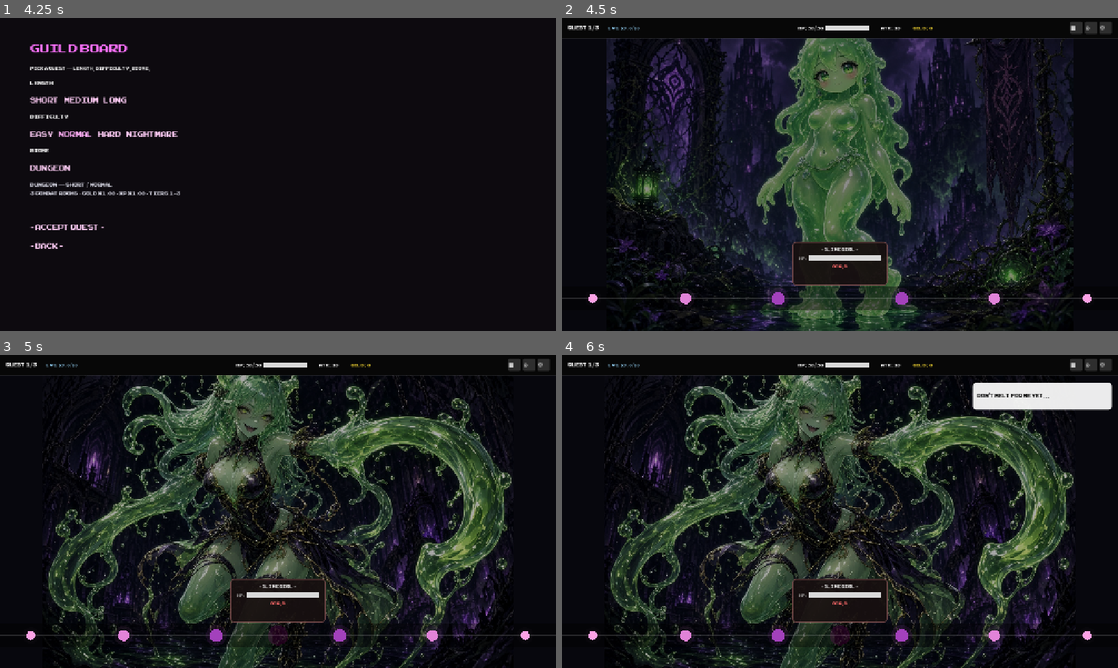
Above: before the commit, frames 1-4 (two rows, left to right).
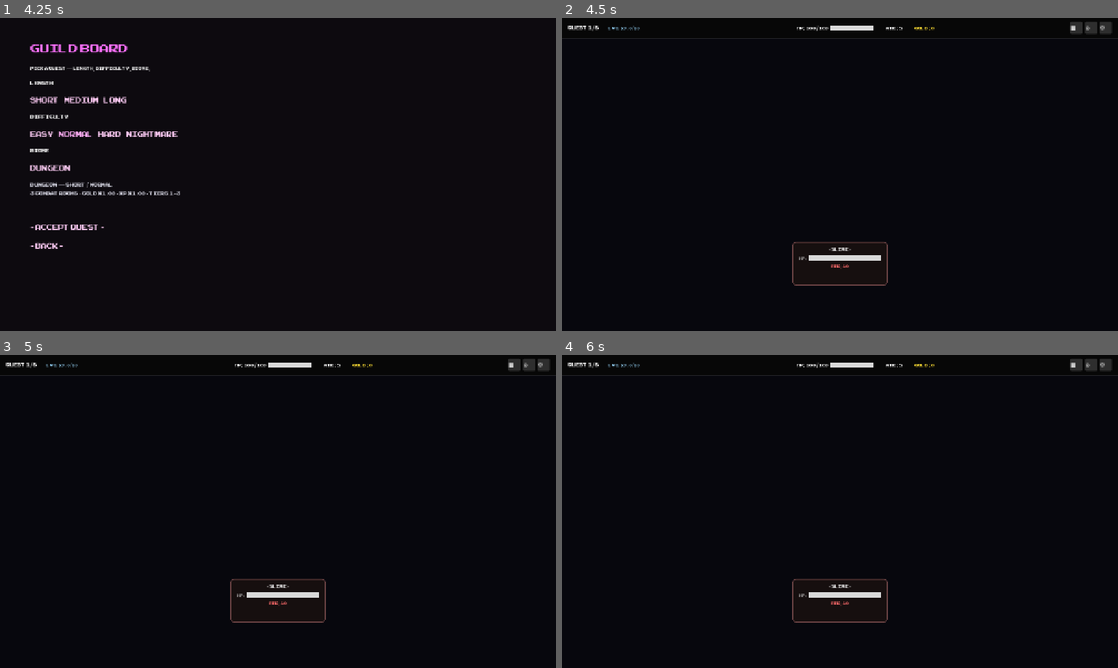
Above: after the commit, the same moments.

Repository: no-release/Temptress
Game: Godot game, scene res://scenes/MainMenu.tscn
Same seed, same stepped clock (60 frames per second), same inputs: the game is played once before the commit and once after it.
Inputs (mouse positions are in pixels of both pictures, inside the frame that each line leads up to):
- Up to frame 1 (4.25 s): click "- START QUEST -" at 0.5 s; click "Easy" at 1.25 s; click "Easy" at 2 s; click "Normal" at 2.75 s; click "Normal" at 3.5 s
- Up to frame 2 (4.5 s): click "- ACCEPT QUEST -" at 4.25 s
- Up to frame 3 (5 s): no input
- Up to frame 4 (6 s): tap Enter at 5 s; move the mouse to (962, 495) at 5.02 s; click (962, 495) at 5.17 s; drag from (728, 527) to (812, 574) at 5.77 s

Frame 1 is identical in both runs. In frame 2, 36% of the frame differs, in the area x 0-100%, y 2-100%; in frame 3, 34%; in frame 4, 36%.
Error after the commit: Parse Error: Cannot infer the type of "can_buy" variable because the value doesn't have a set type. (res://scripts/Main.gd:310)

Commit message:
Phase 5: rest/shop room overlays

Diff:
--- a/rhythmtap-ui-updated-11/scripts/Main.gd
+++ b/rhythmtap-ui-updated-11/scripts/Main.gd
@@ -210,18 +210,9 @@
 				# First room (or non-treasure combat): sync encounter to quest enemy
 				game_manager.begin_encounter(enemy)
 		"rest":
-			# Phase 1 stub — tiny heal, then continue so the run never softlocks
-			game_manager.player_health = mini(
-				game_manager.player_max_health,
-				game_manager.player_health + int(game_manager.player_max_health * 0.25))
-			game_manager.emit_signal("player_stats_changed")
-			_show_simple_notice("Rest — recovered some resolve.")
-			await get_tree().create_timer(1.2).timeout
-			room_manager.advance_room()
+			await _run_rest_room()
 		"shop":
-			_show_simple_notice("Shop — (coming soon). Moving on…")
-			await get_tree().create_timer(1.2).timeout
-			room_manager.advance_room()
+			await _run_shop_room()
 
 func _show_simple_notice(text: String) -> void:
 	dialogue_label.text = text
@@ -300,3 +291,98 @@
 	# Fail path already called ActiveRun.mark_conceded in on_player_concedes
 	ActiveRun.end_run()
 	get_tree().change_scene_to_file("res://scenes/Town.tscn")
+
+func _run_rest_room() -> void:
+	var heal := int(game_manager.player_max_health * 0.35)
+	game_manager.player_health = mini(game_manager.player_max_health, game_manager.player_health + heal)
+	game_manager.emit_signal("player_stats_changed")
+	_show_choice_overlay(
+		"- REST -",
+		"You catch your breath. Resolve +%d HP." % heal,
+		"Continue",
+		func(): room_manager.advance_room()
+	)
+	await _overlay_done
+
+func _run_shop_room() -> void:
+	# Cheap mid-run purchases from the quest bag / temporary HP
+	var price := 20
+	var can_buy := game_manager.player_gold >= price
+	var detail := "Travelling merchant.\n20 gold: +8 HP now (from quest bag)."
+	if not can_buy:
+		detail += "\n(You can't afford anything — move on.)"
+	_show_choice_overlay(
+		"- SHOP -",
+		detail,
+		"Buy tonic" if can_buy else "Leave",
+		func():
+			if can_buy and game_manager.player_gold >= price:
+				game_manager.player_gold -= price
+				if ActiveRun.state:
+					ActiveRun.state.treasure_bag_gold = maxi(0, ActiveRun.state.treasure_bag_gold - price)
+				game_manager.player_health = mini(game_manager.player_max_health, game_manager.player_health + 8)
+				game_manager.emit_signal("player_stats_changed")
+			room_manager.advance_room()
+	)
+	# Always offer a leave if buy shown — second button
+	if can_buy and _overlay_secondary:
+		_overlay_secondary.text = "Leave"
+		_overlay_secondary.visible = true
+		if not _overlay_secondary.pressed.is_connected(_on_overlay_leave):
+			_overlay_secondary.pressed.connect(_on_overlay_leave)
+	await _overlay_done
+
+signal _overlay_done
+
+var _overlay_root: Control = null
+var _overlay_secondary: Button = null
+
+func _show_choice_overlay(title: String, body: String, primary: String, on_primary: Callable) -> void:
+	if _overlay_root:
+		_overlay_root.queue_free()
+	_overlay_root = PanelContainer.new()
+	_overlay_root.set_anchors_preset(Control.PRESET_FULL_RECT)
+	ui_layer.add_child(_overlay_root)
+	var margin := MarginContainer.new()
+	margin.add_theme_constant_override("margin_left", 80)
+	margin.add_theme_constant_override("margin_top", 80)
+	margin.add_theme_constant_override("margin_right", 80)
+	margin.add_theme_constant_override("margin_bottom", 80)
+	_overlay_root.add_child(margin)
+	var v := VBoxContainer.new()
+	v.add_theme_constant_override("separation", 12)
+	margin.add_child(v)
+	var t := Label.new()
+	t.text = title
+	t.add_theme_font_size_override("font_size", 28)
+	v.add_child(t)
+	var b := Label.new()
+	b.text = body
+	b.autowrap_mode = TextServer.AUTOWRAP_WORD_SMART
+	v.add_child(b)
+	var row := HBoxContainer.new()
+	row.add_theme_constant_override("separation", 16)
+	v.add_child(row)
+	var btn := Button.new()
+	btn.text = primary
+	btn.pressed.connect(func():
+		SoundGen.play_ui_click()
+		_close_overlay()
+		on_primary.call()
+	)
+	row.add_child(btn)
+	_overlay_secondary = Button.new()
+	_overlay_secondary.visible = false
+	row.add_child(_overlay_secondary)
+
+func _on_overlay_leave() -> void:
+	SoundGen.play_ui_click()
+	_close_overlay()
+	room_manager.advance_room()
+
+func _close_overlay() -> void:
+	if _overlay_root:
+		_overlay_root.queue_free()
+		_overlay_root = null
+	_overlay_secondary = null
+	emit_signal("_overlay_done")
